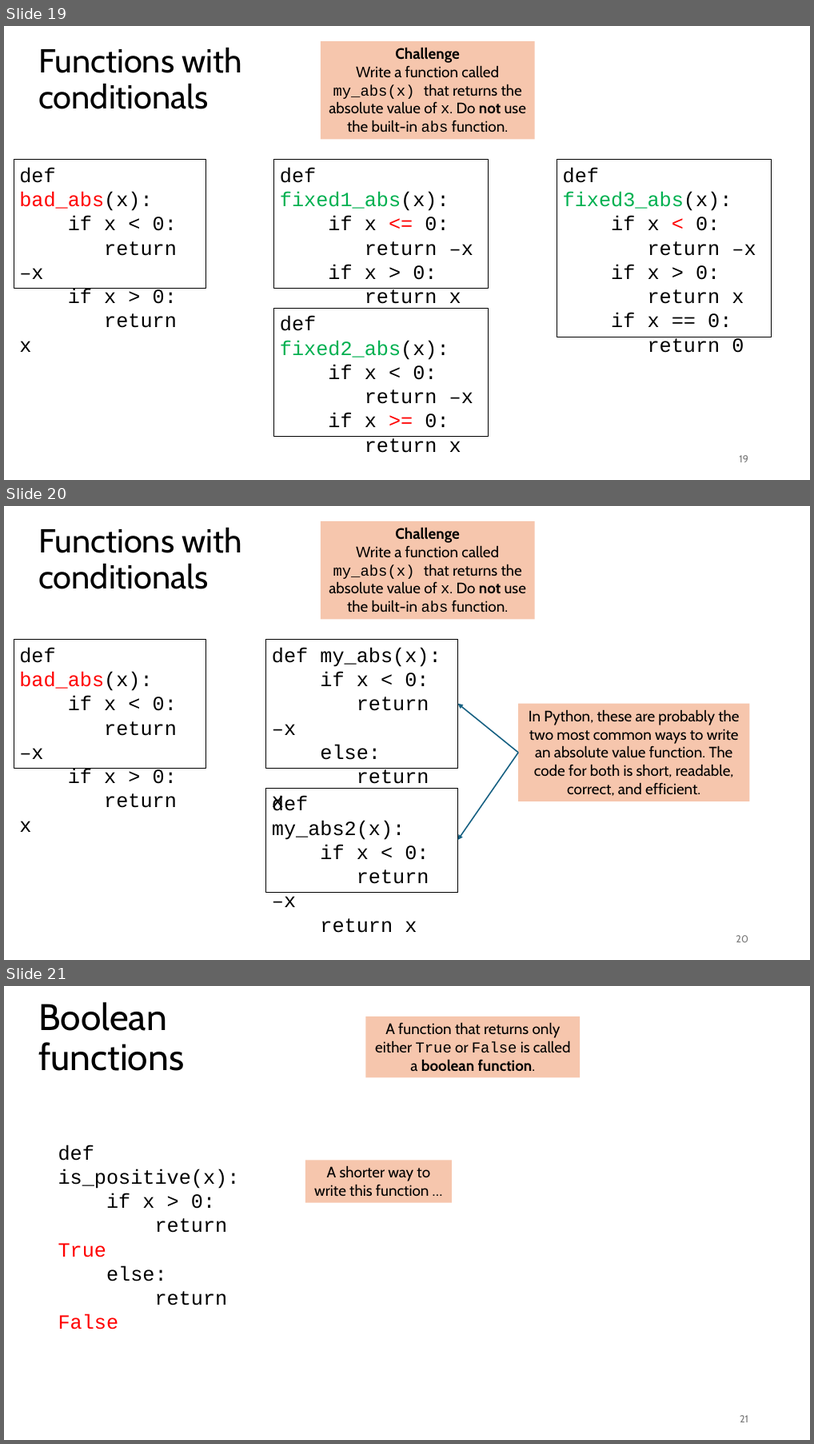
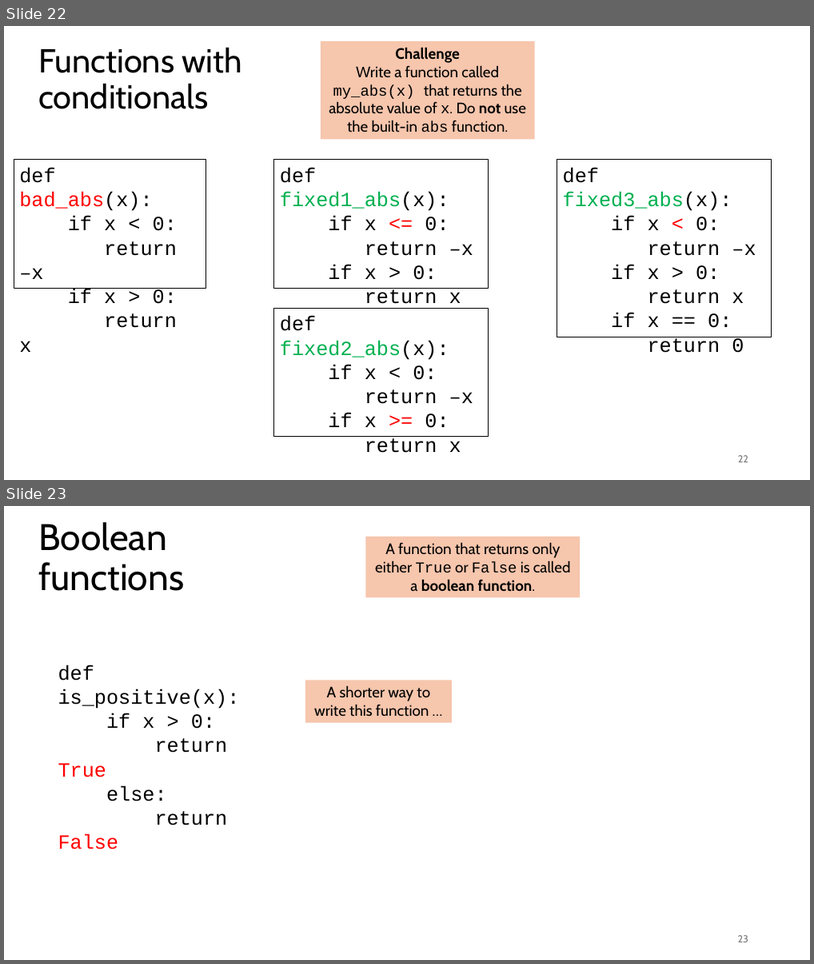
Before and after one commit to tjd1234/cmpt120spring2026, a slide deck: lecture_notes/chapter6/chapter6.pptx. Shown one above the other, each under a label of ours: slides 19, 20 and 21 before the commit, slides 22 and 23 after it. The pictures are 814x1444 and 814x964 pixels, drawn with LibreOffice and Linux fonts; fonts in the diff are those of the drawing. Boxes give left, top, right and bottom in pixels: in the first picture for what was removed or moved away, otherwise in the second. Text is boxed around its words. In the diff, an @@ line names an element or a change of style, - is before the commit and + after.

```diff
--- a/lecture_notes/chapter6/chapter6.pptx
+++ b/lecture_notes/chapter6/chapter6.pptx
@@ slide 20 removed at (x1=4, y1=506, x2=810, y2=960), background #FFFFFF @@
@@ title removed at (x1=38, y1=527, x2=243, y2=589) @@
-Functions with conditionals
@@ rectangle removed at (x1=321, y1=521, x2=535, y2=619) @@
-Challenge
-Write a function called my_abs(x) that returns the absolute value of x. Do not use the built-in abs function.
@@ rectangle removed at (x1=14, y1=639, x2=206, y2=768) @@
-def bad_abs(x):
-if x < 0:
-return –x
-if x > 0:
-return x
@@ rectangle removed at (x1=266, y1=639, x2=458, y2=768) @@
-def my_abs(x):
-if x < 0:
-return –x
-else:
-return x
@@ arrow removed from (519, 752) to (458, 704) @@
@@ rectangle removed at (x1=519, y1=704, x2=750, y2=801) @@
-In Python, these are probably the two most common ways to write an absolute value function. The code for both is short, readable, correct, and efficient.
@@ arrow removed from (519, 752) to (458, 840) @@
@@ rectangle removed at (x1=266, y1=788, x2=458, y2=892) @@
-def my_abs2(x):
-if x < 0:
-return –x
-return x
@@ page number removed at (x1=736, y1=935, x2=749, y2=942) @@
-20
@@ what was slide 19 is now slide 22 @@
@@ page number at (x1=738, y1=455, x2=749, y2=462): text changed @@
-19
+22
@@ what was slide 21 is now slide 23 @@
@@ page number at (x1=738, y1=935, x2=749, y2=942): text changed @@
-21
+23
```
Also in this commit, not shown: 16 slides changed, 4 slides added, 3 other slides removed, 2 other files.
